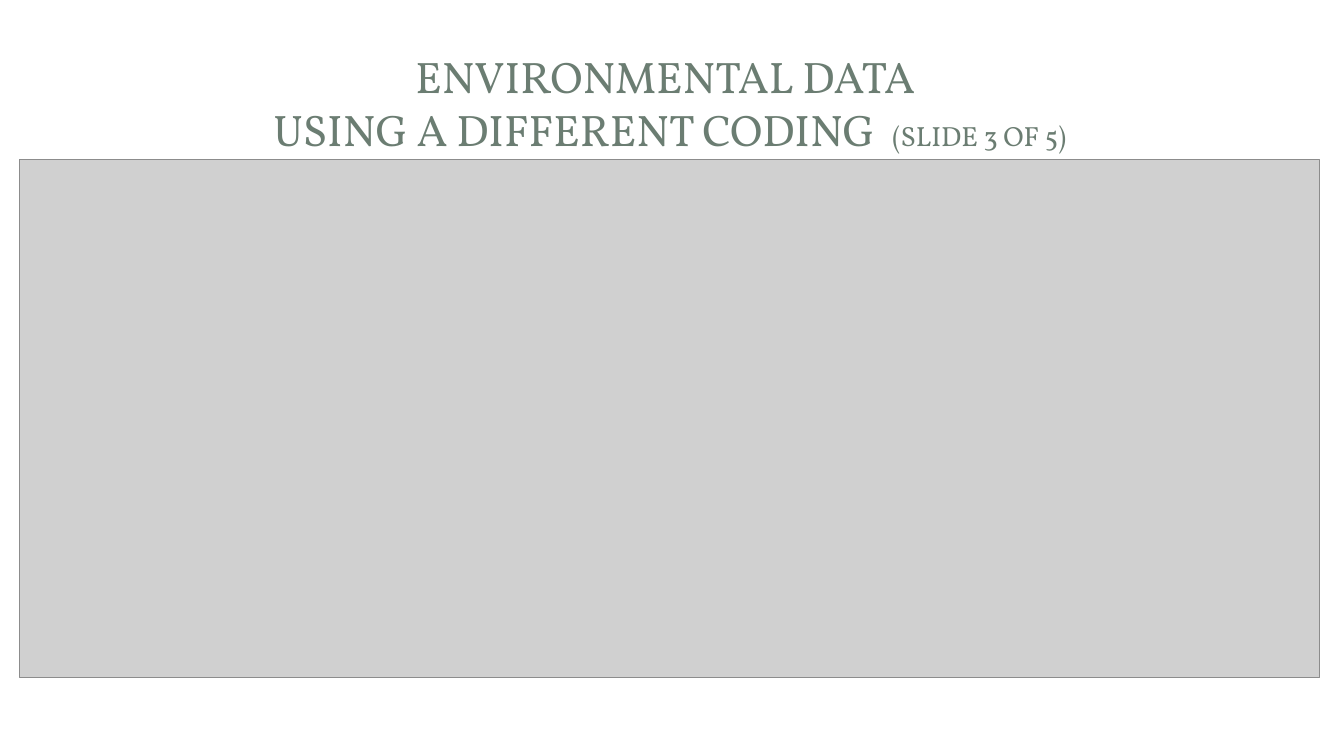
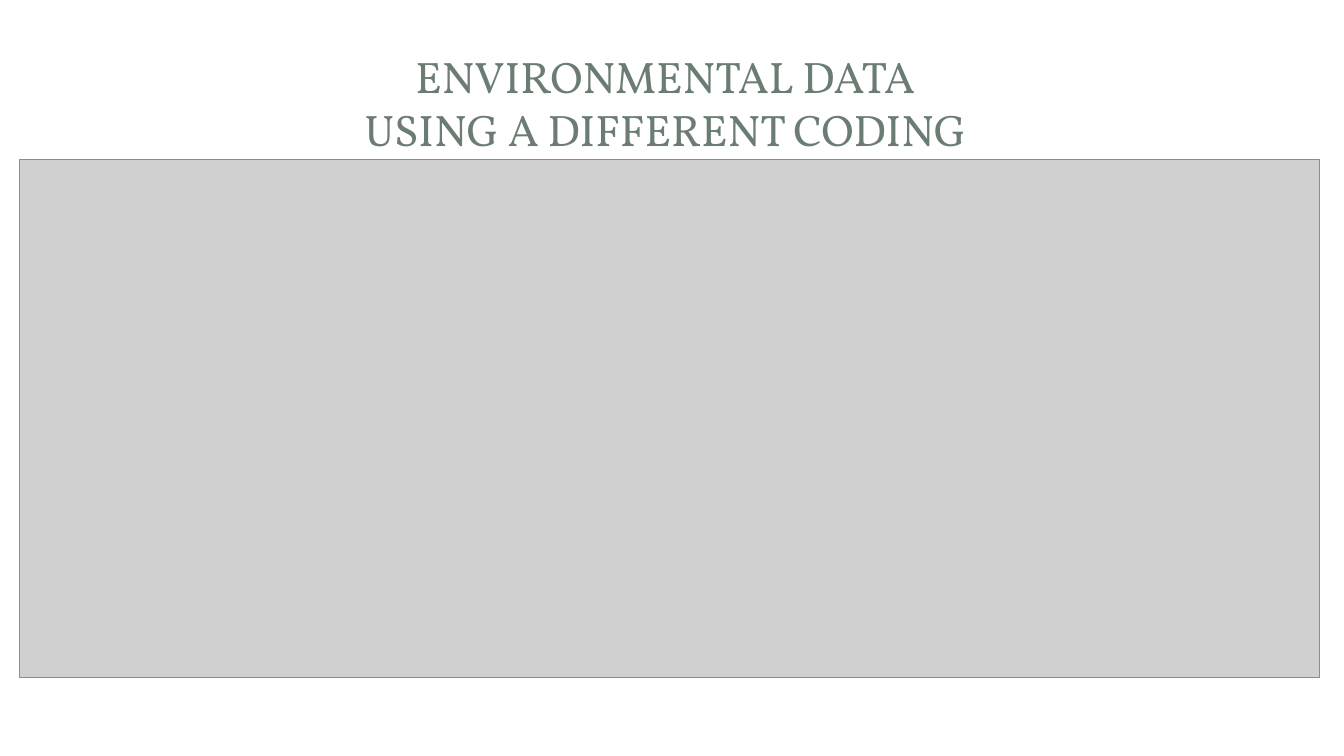
Before and after one commit to bsa-data-analytics/bsa-data-analytics.github.io, a slide deck: slide 11 of topic02/talk-1/dataDiscovery.pptx. Drawn at 1344x756 pixels with LibreOffice and Linux fonts; fonts in the diff are those of the drawing; grey boxes stand for pictures; background and template pictures are left out. Boxes give left, top, right and bottom in pixels: in the first picture for what was removed or moved away, otherwise in the second. Text is boxed around its words. In the diff, an @@ line names an element or a change of style, - is before the commit and + after.

```diff
--- a/topic02/talk-1/dataDiscovery.pptx
+++ b/topic02/talk-1/dataDiscovery.pptx
@@ title at [365, 63, 966, 166]: text changed @@
-ENVIRONMENTAL DATA
-USING A DIFFERENT CODING (SLIDE 3 OF 5)
+ENVIRONMENTAL DATA
+USING A DIFFERENT CODING
```
Also in this commit, not shown: 1 other slide changed, 38 other files.
